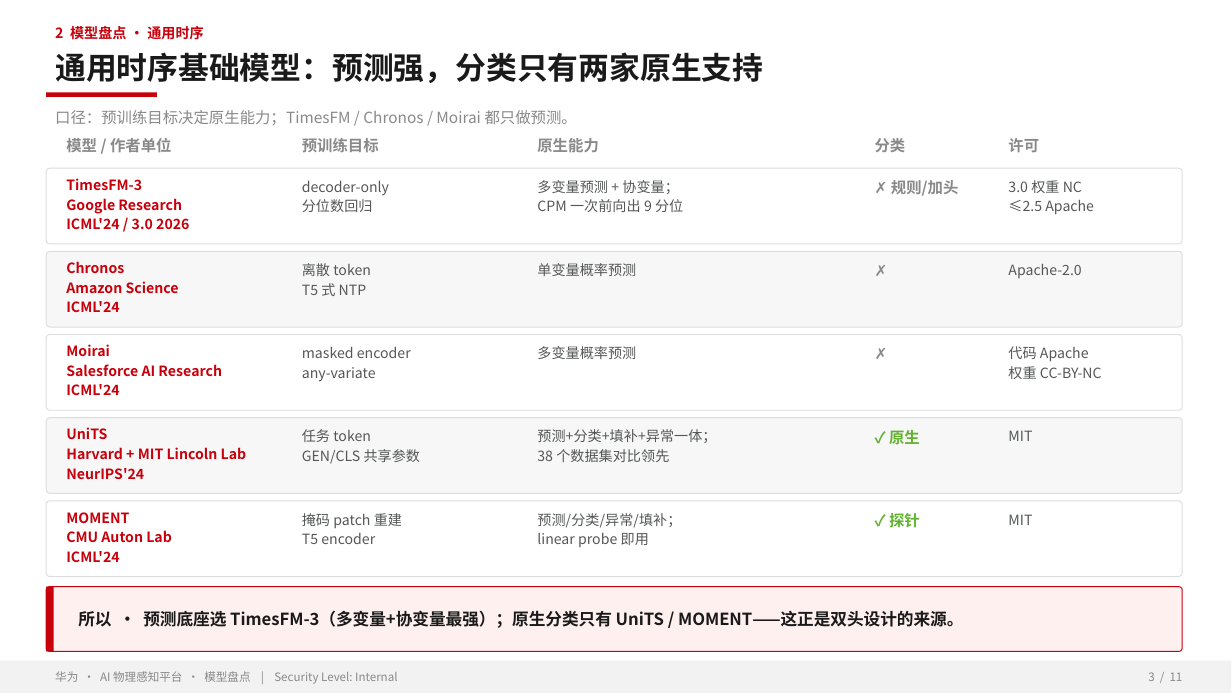
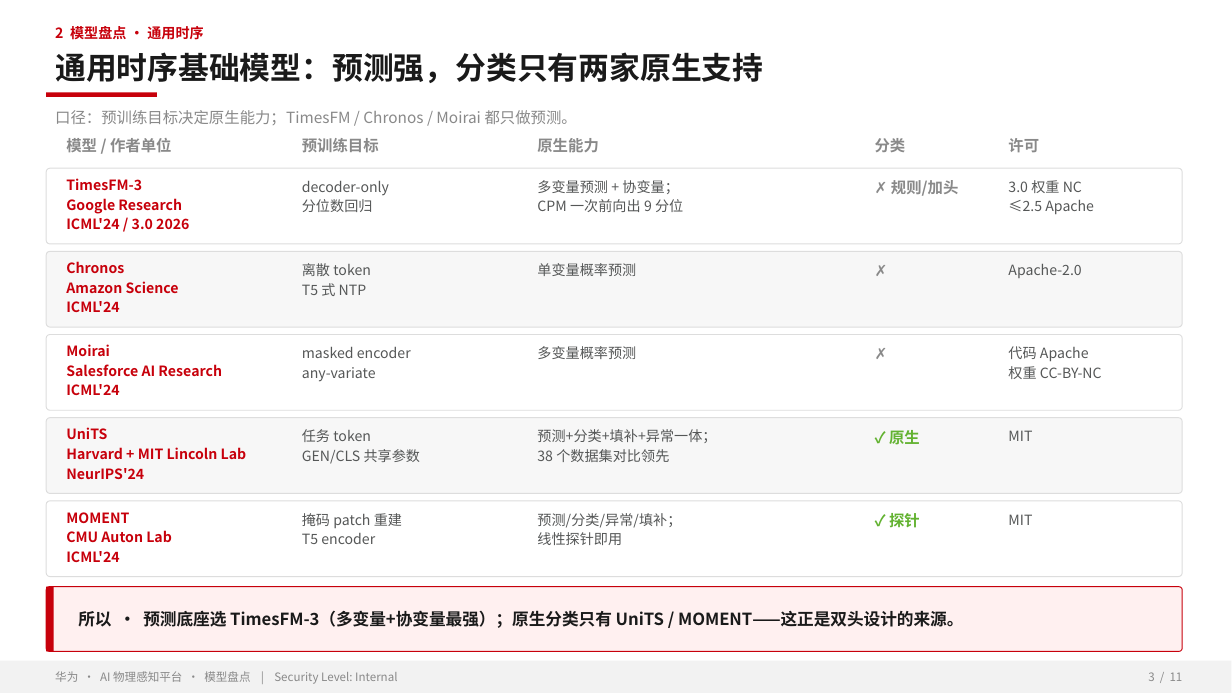
Before and after one commit to zhangrui1123/ai-physical-sensing, a slide deck: slide 3 of AI物理感知平台-华为汇报.pptx. Drawn at 1232x693 pixels with LibreOffice and Linux fonts; fonts in the diff are those of the drawing; background and template pictures are left out. Boxes give left, top, right and bottom in pixels: in the first picture for what was removed or moved away, otherwise in the second. Text is boxed around its words. In the diff, an @@ line names an element or a change of style, - is before the commit and + after.

```diff
--- a/AI物理感知平台-华为汇报.pptx
+++ b/AI物理感知平台-华为汇报.pptx
@@ text at [537, 532, 622, 545]: text changed @@
-linear probe 即用
+线性探针即用
```
Also in this commit, not shown: 8 other slides changed, 3 other files.
